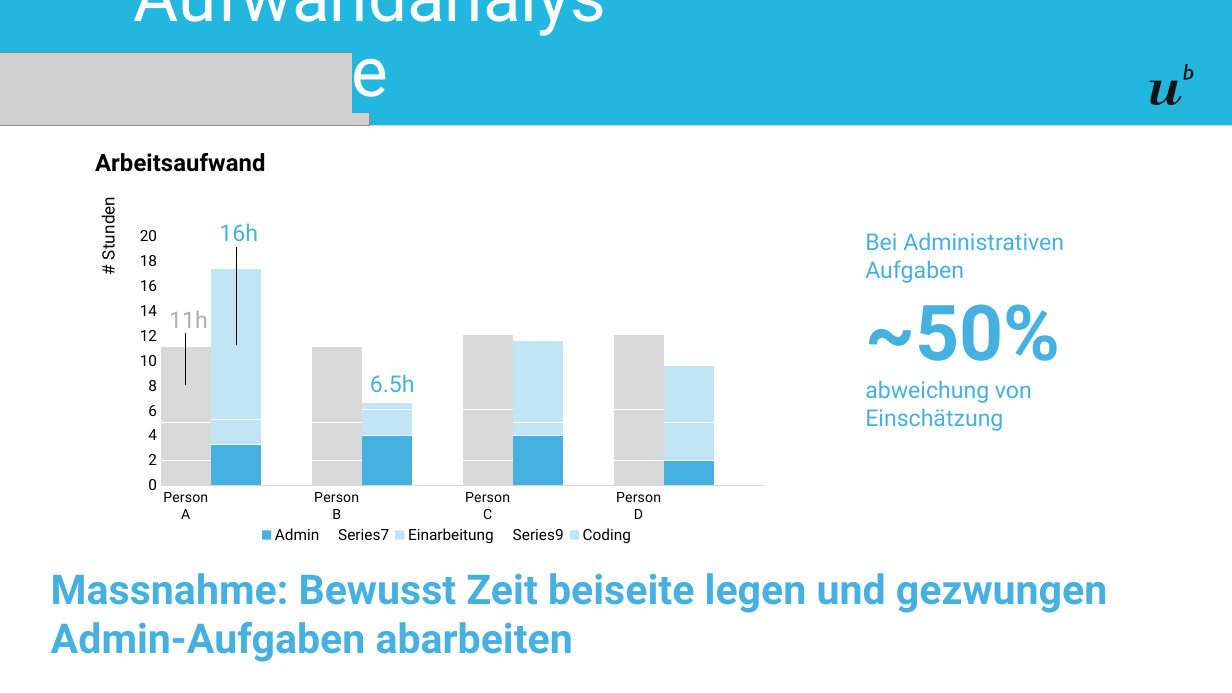
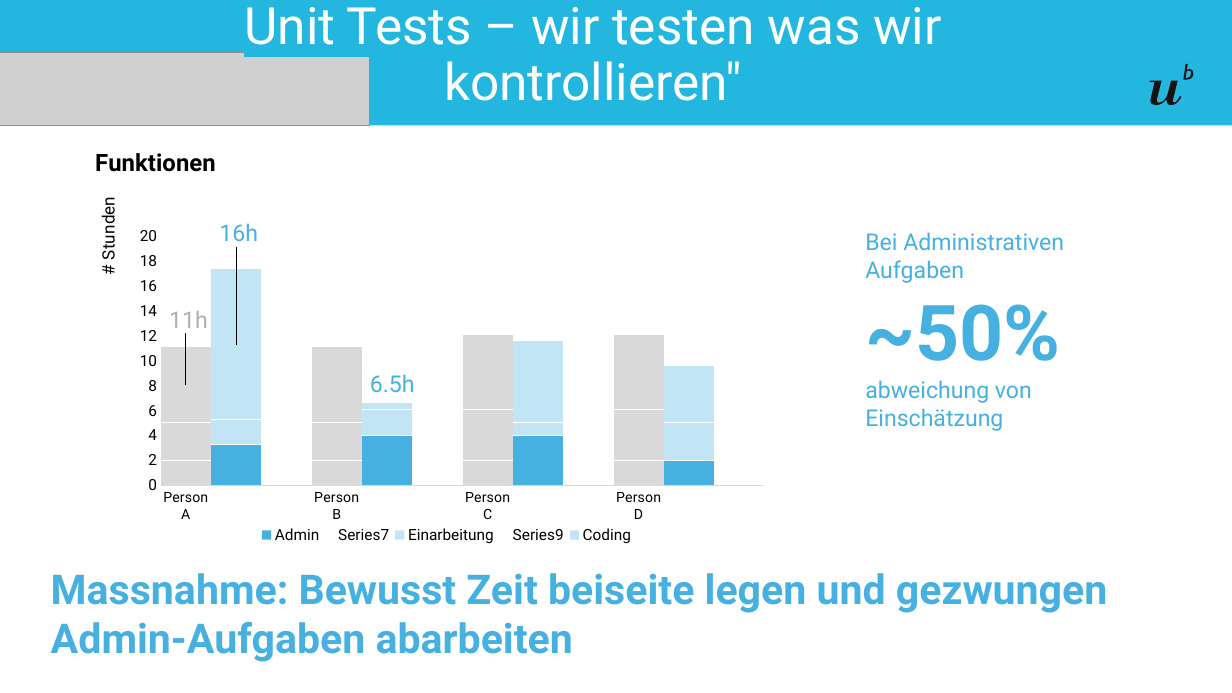
Before and after one commit to Skouldog/SwissDRG-documentation, a slide deck: slide 3 of Präsentationen/Analyse1.pptx (slide 4 before the commit). Drawn at 1232x693 pixels with LibreOffice and Linux fonts; fonts in the diff are those of the drawing; grey boxes stand for pictures. Boxes give left, top, right and bottom in pixels: in the first picture for what was removed or moved away, otherwise in the second. Text is boxed around its words. In the diff, an @@ line names an element or a change of style, - is before the commit and + after.

```diff
--- a/Präsentationen/Analyse1.pptx
+++ b/Präsentationen/Analyse1.pptx
@@ title at bbox=[244, 7, 941, 101]: text changed; size 54 to 40 pt @@
-Aufwandanalyse
+Unit Tests – wir testen was wir kontrollieren"
@@ column stacked chart at bbox=[79, 135, 778, 565] @@
@@ title "Arbeitsaufwand " to "Funktionen " @@
```
Also in this commit, not shown: 1 other slide changed, 3 slides removed, 1 other file.
